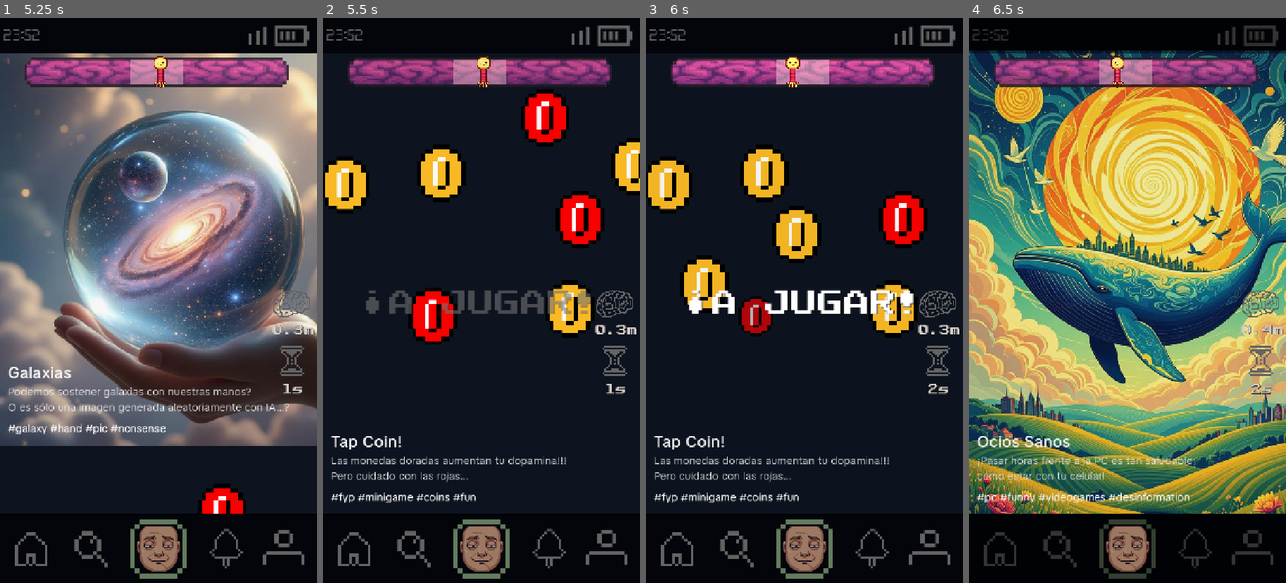
Above: before the commit, frames 1-4 (left to right).
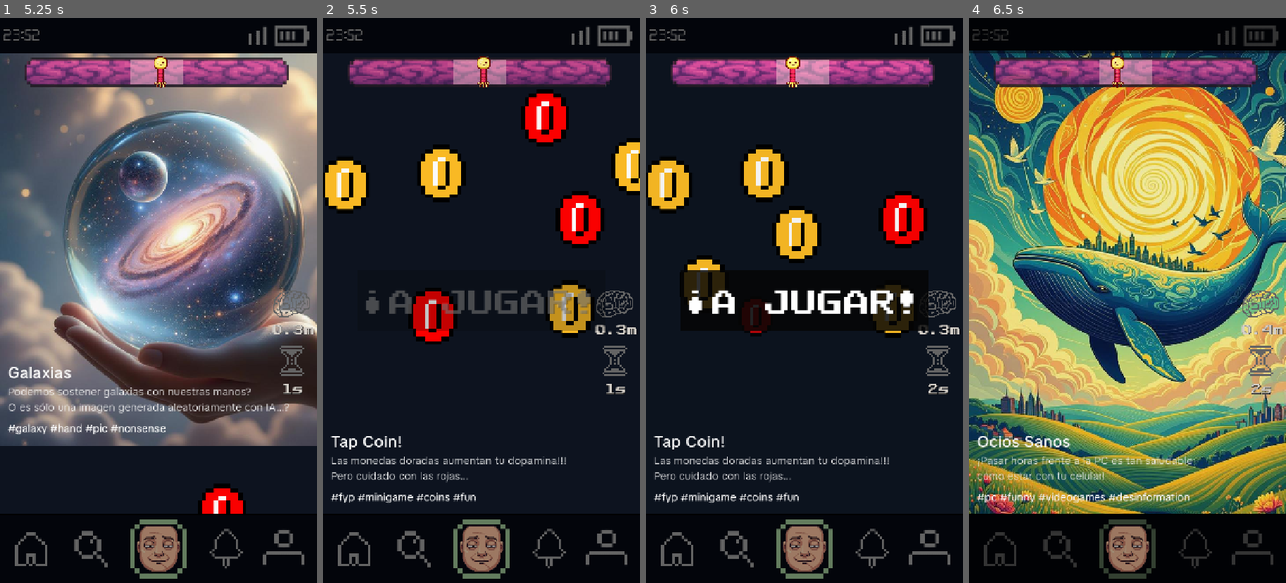
Above: after the commit, the same moments.

Repository: dddaavo/ipv-final-boss-the-scrolling-dead
Game: Godot game, scene res://src/main.tscn
The game is run twice, just before and just after one commit, with the same random seed, the same clock (stepped at 60 frames per second) and the same inputs. Video files are missing from this copy of the repository; at most half a second of black plays in their place. Sound files missing from this copy of the repository are replaced by a short silence.
Inputs (mouse positions are in pixels of both pictures, inside the frame that each line leads up to):
- Up to frame 1 (5.25 s): click "INICIAR JUEGO" at 0.5 s; click "INICIAR JUEGO" at 1.25 s; move the mouse to (228, 272) at 2.02 s; click (228, 272) at 2.17 s; drag from (95, 328) to (142, 413) at 2.77 s; move the mouse to (190, 176) at 3.52 s; click (190, 176) at 3.67 s; drag from (142, 413) to (63, 215) at 4.27 s; tap Enter at 5 s; drag from (221, 582) to (174, 300) at 5.02 s
- Up to frame 2 (5.5 s): no input
- Up to frame 3 (6 s): drag from (756, 317) to (902, 221) at 5.77 s
- Up to frame 4 (6.5 s): no input

Frame 1 is identical in both runs. In frame 2, 1.3% of the frame differs, in the area x 28-90%, y 47-56%; in frame 3, 1.6%, in the area x 12-90%, y 44-56%; in frame 4, nothing differs.

Commit message:
Add background to minigame banner and mood grace period
Introduces a ColorRect background for the minigame banner with fade-in/out animation in slider_main_scene. Adds a grace period after reset in MarcoCelular to prevent immediate collapse, improving UI feedback and stability.

Diff:
--- a/the-scrolling-dead/src/core/slider_main_scene.gd
+++ b/the-scrolling-dead/src/core/slider_main_scene.gd
@@ -8,6 +8,7 @@
 @onready var slider = $ScreensSlider
 @onready var bgm: AudioStreamPlayer = $ScreensSlider/BackgroundMusic
 @onready var banner_label: Label = $MinigameBanner
+@onready var banner_bg: ColorRect = $MinigameBannerBg
 var _banner_tween: Tween
 
 func _ready() -> void:
@@ -60,13 +61,25 @@
 	if _banner_tween:
 		_banner_tween.kill()
 
+	# Reset alpha and show both
+	if banner_bg:
+		banner_bg.modulate.a = 0.0
+		banner_bg.show()
 	banner_label.modulate.a = 0.0
 	banner_label.show()
 
 	_banner_tween = create_tween()
-	_banner_tween.tween_property(banner_label, "modulate:a", 1.0, 0.25)
+	if banner_bg:
+		_banner_tween.tween_property(banner_bg, "modulate:a", 1.0, 0.25)
+		_banner_tween.parallel().tween_property(banner_label, "modulate:a", 1.0, 0.25)
+	else:
+		_banner_tween.tween_property(banner_label, "modulate:a", 1.0, 0.25)
 	_banner_tween.tween_interval(0.6)
-	_banner_tween.tween_property(banner_label, "modulate:a", 0.0, 0.25)
+	if banner_bg:
+		_banner_tween.tween_property(banner_bg, "modulate:a", 0.0, 0.25)
+		_banner_tween.parallel().tween_property(banner_label, "modulate:a", 0.0, 0.25)
+	else:
+		_banner_tween.tween_property(banner_label, "modulate:a", 0.0, 0.25)
 	_banner_tween.finished.connect(_hide_banner)
 
 
@@ -76,5 +89,8 @@
 	if _banner_tween:
 		_banner_tween.kill()
 		_banner_tween = null
+	if banner_bg:
+		banner_bg.modulate.a = 0.0
+		banner_bg.hide()
 	banner_label.modulate.a = 0.0
 	banner_label.hide()
--- a/the-scrolling-dead/src/core/slider_main_scene.tscn
+++ b/the-scrolling-dead/src/core/slider_main_scene.tscn
@@ -464,13 +464,41 @@
 stream = ExtResource("63_qket4")
 parameters/looping = true
 
+[node name="MinigameBannerBg" type="ColorRect" parent="."]
+modulate = Color(1, 1, 1, 0)
+top_level = true
+layout_mode = 1
+anchors_preset = -1
+anchor_left = 0.5
+anchor_top = 0.5
+anchor_right = 0.5
+anchor_bottom = 0.5
+offset_left = -280.0
+offset_top = -70.0
+offset_right = 280.0
+offset_bottom = 70.0
+grow_horizontal = 2
+grow_vertical = 2
+color = Color(0.019607844, 0.019607844, 0.019607844, 0.8352941)
+corner_radius_top_left = 50
+corner_radius_top_right = 50
+corner_radius_bottom_right = 50
+corner_radius_bottom_left = 50
+metadata/_edit_group_ = true
+
 [node name="MinigameBanner" type="Label" parent="."]
 modulate = Color(1, 1, 1, 0)
 top_level = true
 layout_mode = 1
-anchors_preset = 15
-anchor_right = 1.0
-anchor_bottom = 1.0
+anchors_preset = -1
+anchor_left = 0.5
+anchor_top = 0.5
+anchor_right = 0.5
+anchor_bottom = 0.5
+offset_left = -260.0
+offset_top = -40.0
+offset_right = 260.0
+offset_bottom = 40.0
 grow_horizontal = 2
 grow_vertical = 2
 theme_override_colors/font_shadow_color = Color(0.003921569, 0.003921569, 0.003921569, 0.9647059)
@@ -480,3 +508,4 @@
 text = "¡A JUGAR!"
 horizontal_alignment = 1
 vertical_alignment = 1
+metadata/_edit_group_ = true
--- a/the-scrolling-dead/src/ui/MarcoCelular.tscn
+++ b/the-scrolling-dead/src/ui/MarcoCelular.tscn
@@ -28,6 +28,9 @@
 var collapse_active := false
 signal collapse_triggered(type: String) # \"low\" o \"high\"
 
+# Grace tras un reset para evitar colapso inmediato
+var grace_until: float = 0.0
+
 # PARA RETRY
 var original_parent: Node = null
 var original_position: Vector2
@@ -49,6 +52,10 @@
 
 
 func _update_mood():
+	var now := Time.get_ticks_msec() / 1000.0
+	if now < grace_until:
+		return
+
 	var value := DopamineManager.get_current()
 	var maxv := DopamineManager.get_maxim()
 
@@ -119,6 +126,7 @@
 func reset_state():
 	visible = true
 	collapse_active = false
+	grace_until = Time.get_ticks_msec() / 1000.0 + 1.0
 
 	# --- Volver al parent original ---
 	if original_parent and get_parent() != original_parent:
